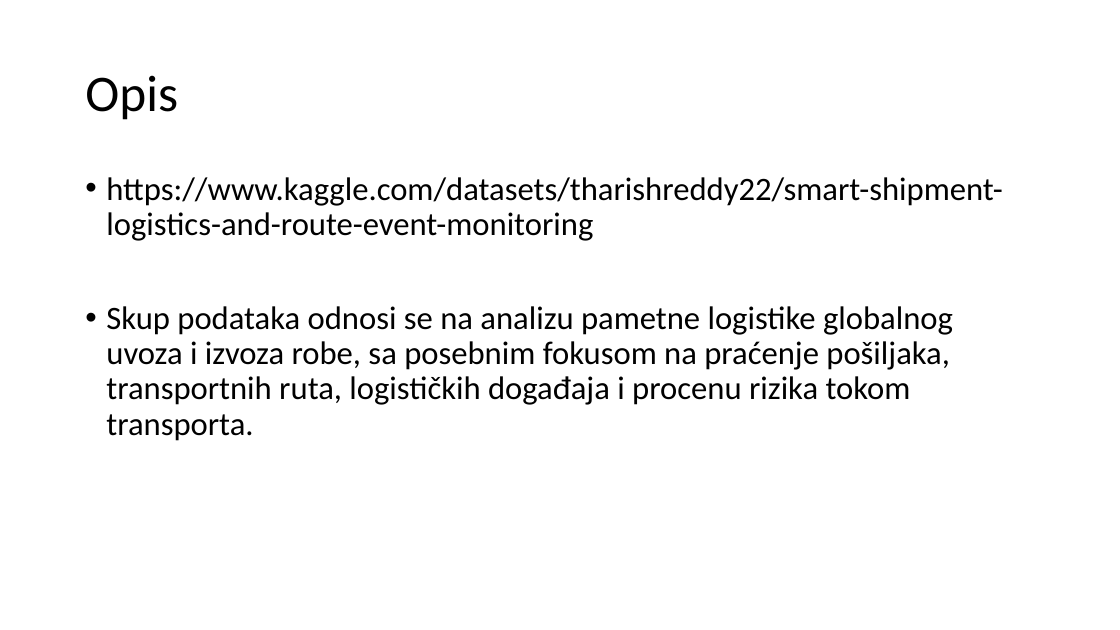
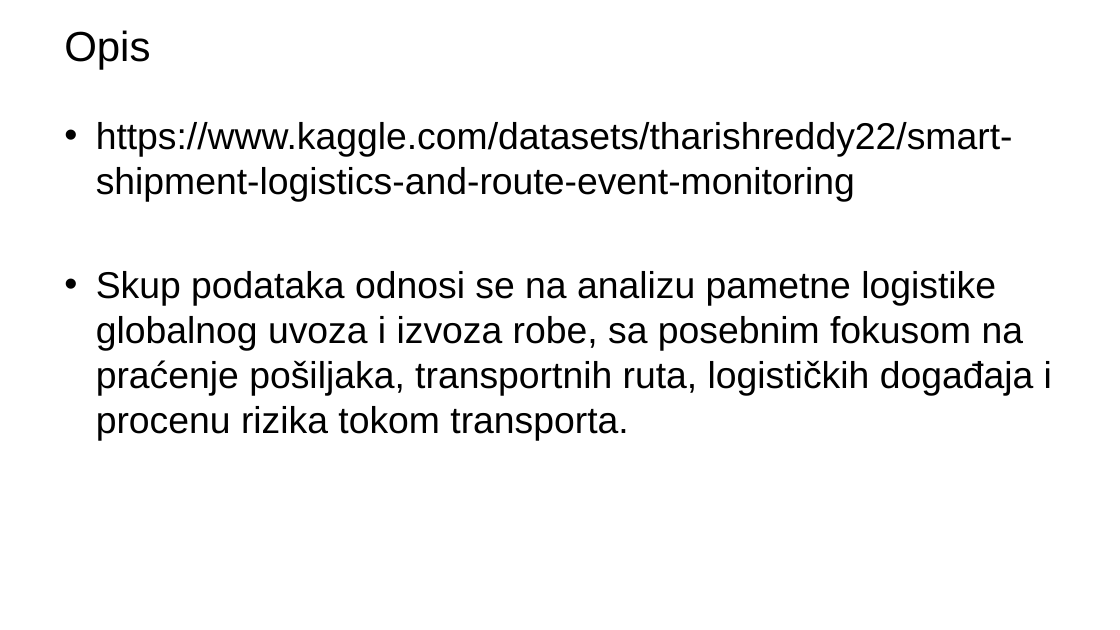
Before and after one commit to annaopi/sbp-projekat, a slide deck: slide 2 of Analiza pametne logistike globalnog uvoza (1).pptx. Drawn at 1120x630 pixels with LibreOffice and Linux fonts; fonts in the diff are those of the drawing; background and template pictures are left out. Boxes give left, top, right and bottom in pixels: in the first picture for what was removed or moved away, otherwise in the second. Text is boxed around its words. In the diff, an @@ line names an element or a change of style, - is before the commit and + after.

```diff
--- a/Analiza pametne logistike globalnog uvoza (1).pptx
+++ b/Analiza pametne logistike globalnog uvoza (1).pptx
@@ title "Opis": place and size @@
-title "Opis" at [85,75,178,120]
+title "Opis" at [64,30,150,69]
@@ title "Opis" at [64,30,150,69]: size 44 to 36 pt, font Calibri to Arial; line spacing 0.9 to 1 @@
@@ text "https://www.kaggle.com/datasets/tharishreddy22/smart-shipmen ...": place and size @@
-text "https://www.kaggle.com/datasets/tharishreddy22/smart-shipmen ..." at [106,177,1003,441]
+text "https://www.kaggle.com/datasets/tharishreddy22/smart-shipmen ..." at [96,122,1052,440]
@@ text "https://www.kaggle.com/datasets/tharishreddy22/smart-shipmen ..." at [96,122,1052,440]: size 28 to 32 pt, font Calibri to Arial; indent changed; line spacing 0.9 to 1; less space between paragraphs @@
```
Also in this commit, not shown: 7 other slides changed, 1 slide added.
